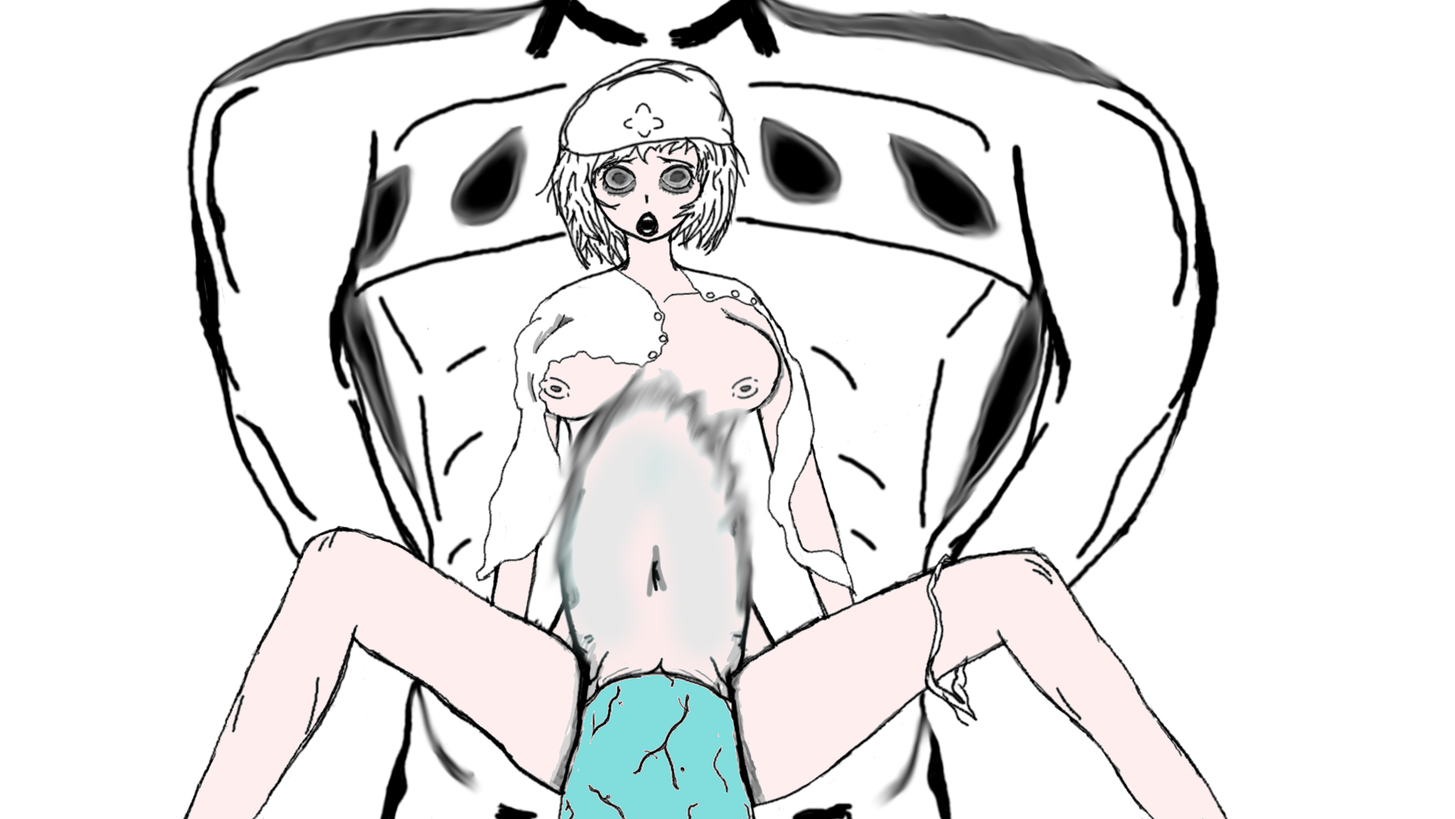
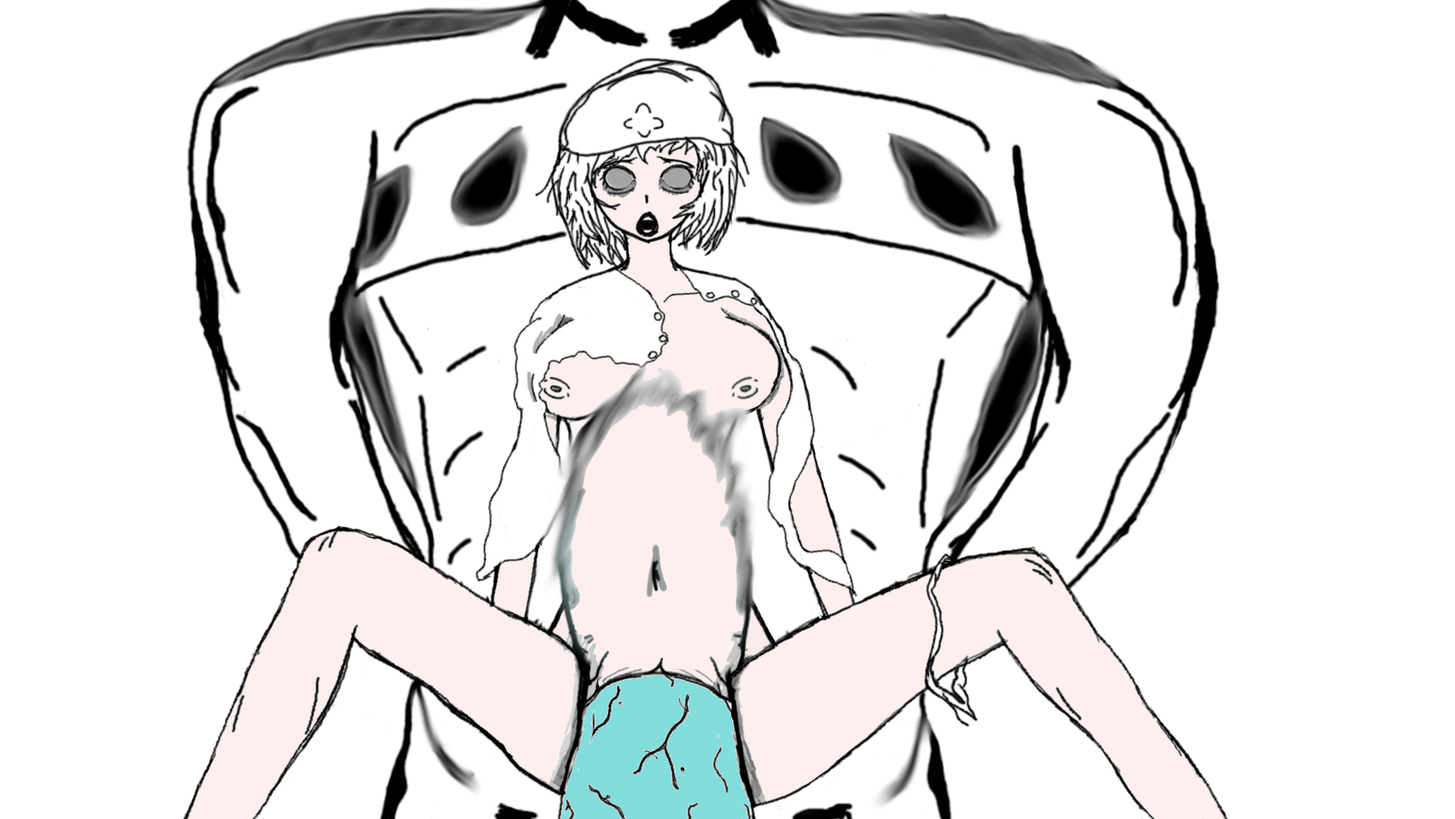
Revision of a layered 1455px x 819px image; what changed, layer by layer:
painted on "Background" over [left=570, top=165, right=744, bottom=686]
